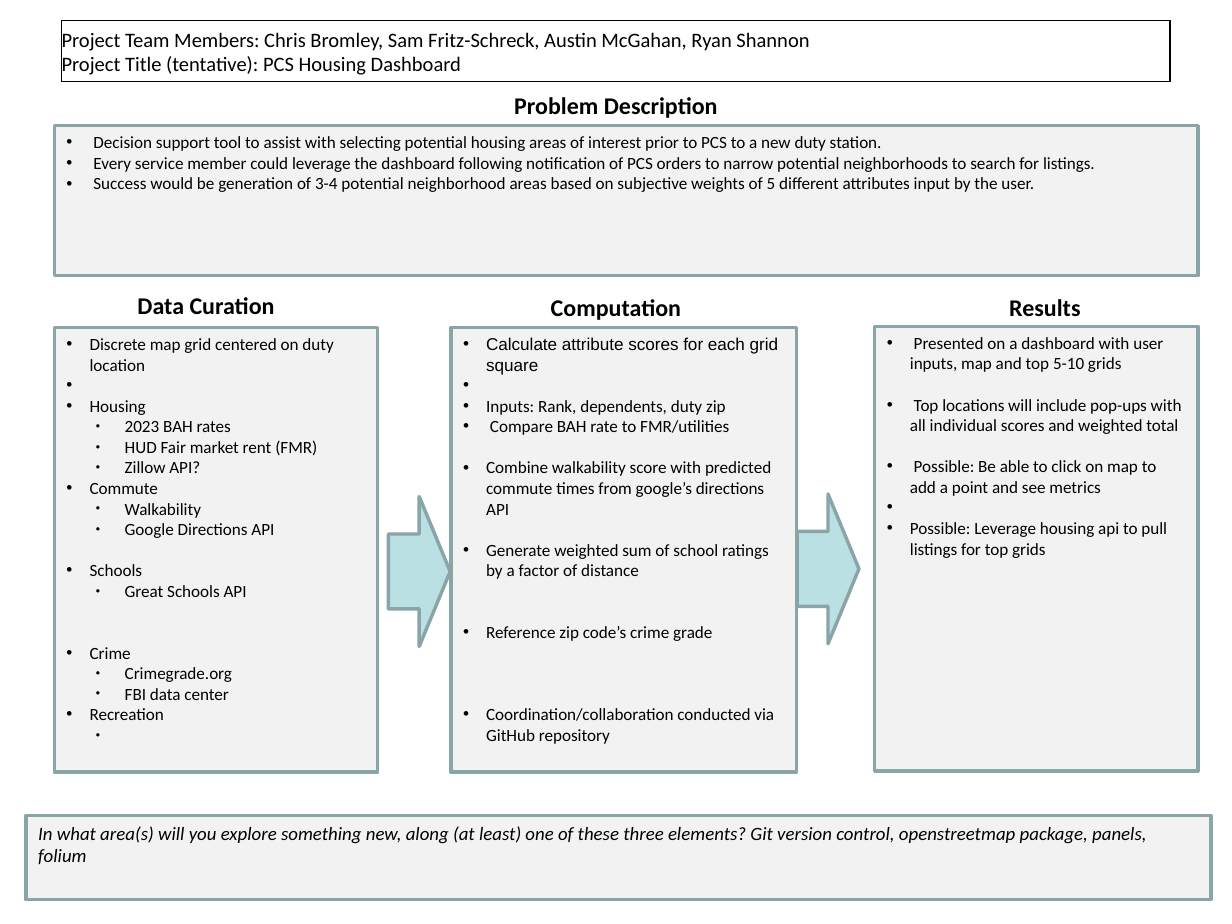
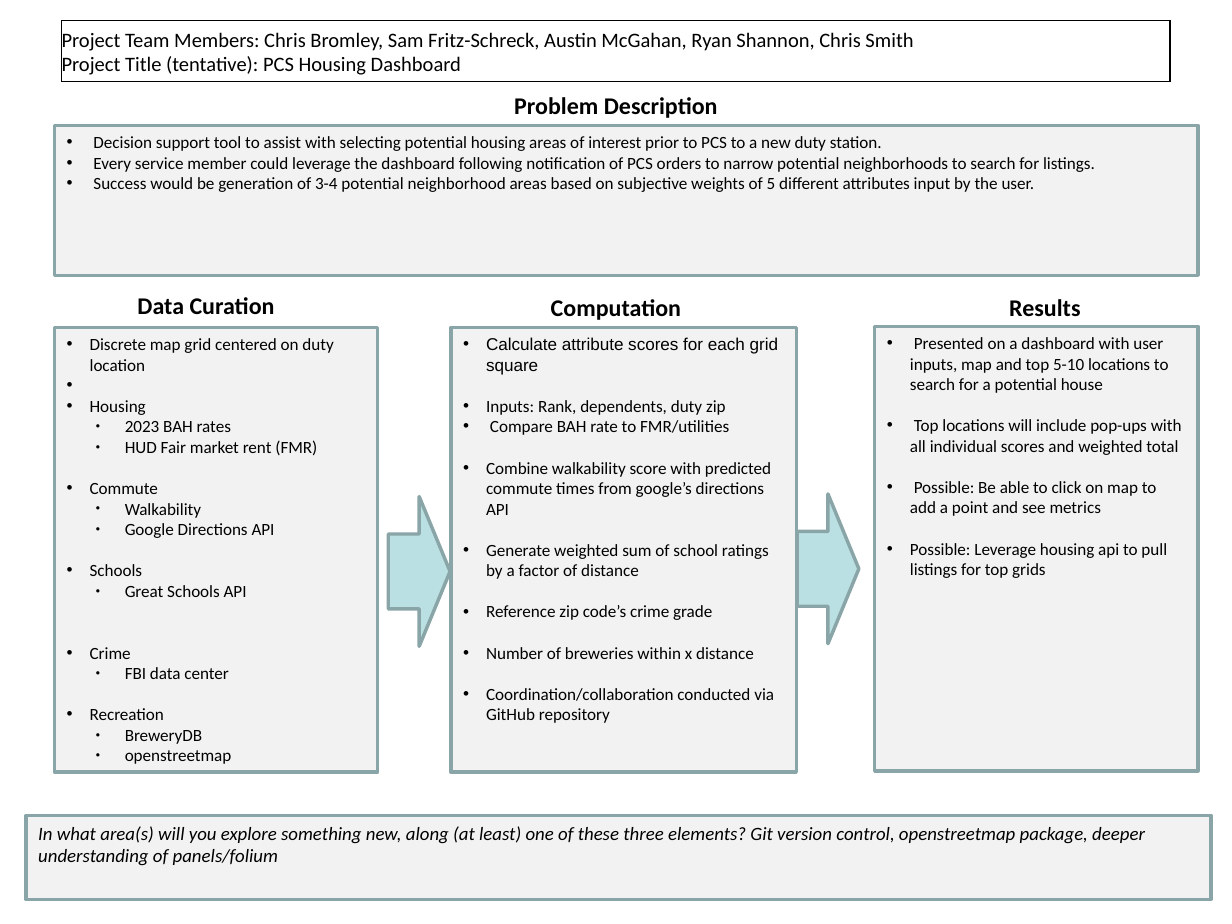
Before and after one commit to SamFritz-Schreck/OA3801FinalProject, a slide deck: slide 1 of FinalProject_worksheet.pptx. Drawn at 1232x924 pixels with LibreOffice and Linux fonts; fonts in the diff are those of the drawing. Boxes give left, top, right and bottom in pixels: in the first picture for what was removed or moved away, otherwise in the second. Text is boxed around its words. In the diff, an @@ line names an element or a change of style, - is before the commit and + after.

```diff
--- a/FinalProject_worksheet.pptx
+++ b/FinalProject_worksheet.pptx
@@ title at box(62, 32, 913, 75): text changed @@
-Project Team Members: Chris Bromley, Sam Fritz-Schreck, Austin McGahan, Ryan Shannon
-Project Title (tentative): PCS Housing Dashboard
+Project Team Members: Chris Bromley, Sam Fritz-Schreck, Austin McGahan, Ryan Shannon, Chris Smith
+Project Title (tentative): PCS Housing Dashboard
@@ text in rectangle at box(910, 337, 1169, 393): text changed @@
-• Presented on a dashboard with user inputs, map and top 5-10 grids
+• Presented on a dashboard with user inputs, map and top 5-10 locations to search for a potential house
@@ text in rectangle at box(125, 461, 200, 473): paragraph removed @@
-  ● Zillow API?
@@ text in rectangle at box(486, 647, 754, 659): paragraph added @@
+• Number of breweries within x distance
@@ text in rectangle at box(125, 667, 232, 682): paragraph removed @@
-  ● Crimegrade.org
@@ text in rectangle at box(125, 730, 232, 764): paragraphs added @@
+  ● BreweryDB
+  ● openstreetmap
@@ text in rectangle at box(38, 826, 1145, 866): text changed @@
-In what area(s) will you explore something new, along (at least) one of these three elements? Git version control, openstreetmap package, panels, folium
+In what area(s) will you explore something new, along (at least) one of these three elements? Git version control, openstreetmap package, deeper understanding of panels/folium
```
